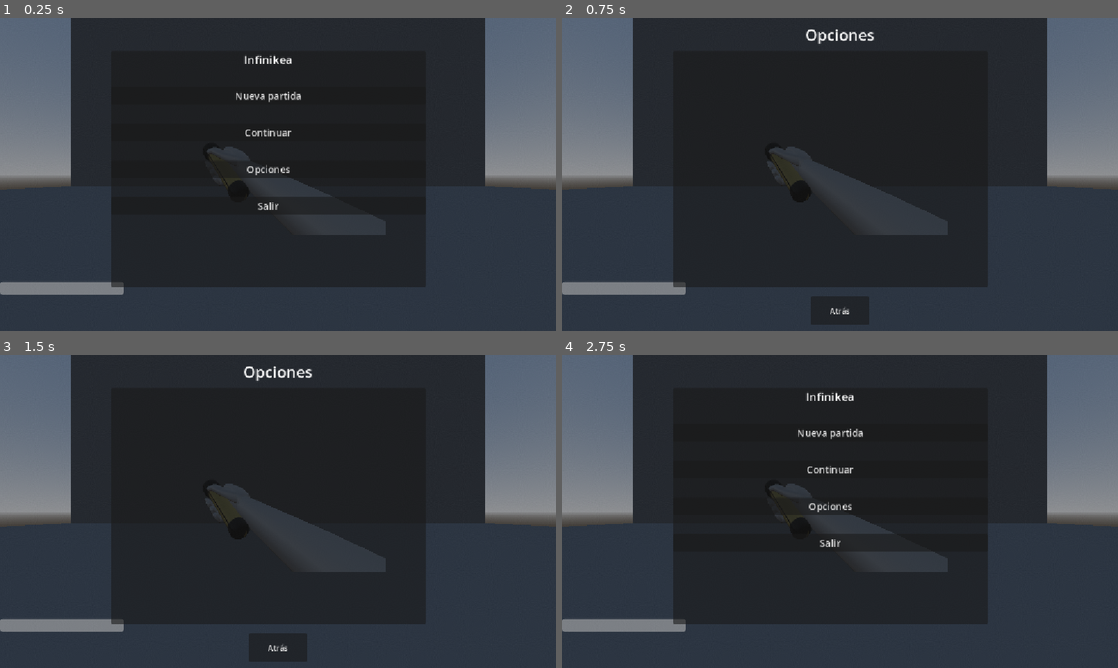
Above: before the commit, frames 1-4 (two rows, left to right).
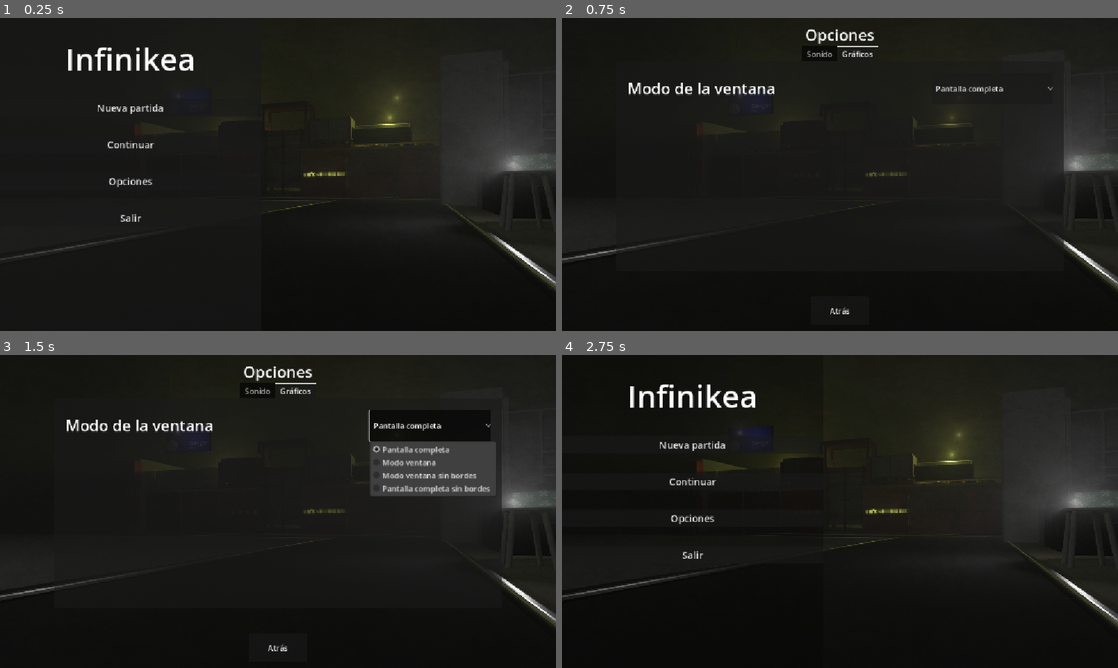
Above: after the commit, the same moments.

Repository: TasteLessTree/Infinikea
Game: Godot game, scene res://scenes/main.tscn
Two runs of this game, one before a commit and one after it. Both use one fixed random seed, a clock stepped at 60 frames per second and the inputs below.
Inputs (mouse positions are in pixels of both pictures, inside the frame that each line leads up to):
- Up to frame 1 (0.25 s): no input
- Up to frame 2 (0.75 s): click "Opciones" at 0.5 s
- Up to frame 3 (1.5 s): click (433, 426) at 1.25 s, where only the run after the commit has a clickable "Pantalla completa"
- Up to frame 4 (2.75 s): click "Atrás" at 2 s

The runs differ from the first frame. In frame 1, 58% of the frame differs, in the area x 0-100%, y 0-100%; in frame 2, 57%; in frame 3, 61%; in frame 4, 66%.

Commit message:
Menú de sonidos finalizado

Diff:
--- /dev/null
+++ b/default_bus_layout.tres
@@ -0,0 +1,21 @@
+[gd_resource type="AudioBusLayout" format=3 uid="uid://cliur5nkn5qai"]
+
+[resource]
+bus/1/name = &"Music"
+bus/1/solo = false
+bus/1/mute = false
+bus/1/bypass_fx = false
+bus/1/volume_db = 0.0
+bus/1/send = &"Master"
+bus/2/name = &"Ambient"
+bus/2/solo = false
+bus/2/mute = false
+bus/2/bypass_fx = false
+bus/2/volume_db = 0.0
+bus/2/send = &"Master"
+bus/3/name = &"Sfx"
+bus/3/solo = false
+bus/3/mute = false
+bus/3/bypass_fx = false
+bus/3/volume_db = 0.0
+bus/3/send = &"Master"
--- a/scenes/options_menu.tscn
+++ b/scenes/Options_menu/options_menu.tscn
@@ -1,7 +1,8 @@
-[gd_scene load_steps=4 format=3 uid="uid://dkxoun78frvvd"]
+[gd_scene load_steps=5 format=3 uid="uid://dkxoun78frvvd"]
 
 [ext_resource type="Shader" uid="uid://d0k4e32p1jicv" path="res://material/shaders/opciones.gdshader" id="1_ijpji"]
-[ext_resource type="Script" uid="uid://dok7rursl0pg3" path="res://scripts/options_menu.gd" id="2_hm4m4"]
+[ext_resource type="Script" uid="uid://dok7rursl0pg3" path="res://scripts/Options_menu/options_menu.gd" id="2_hm4m4"]
+[ext_resource type="PackedScene" uid="uid://b4xrbkr4cxaru" path="res://scenes/Options_menu/options_menu_tabs.tscn" id="3_hm4m4"]
 
 [sub_resource type="ShaderMaterial" id="ShaderMaterial_lfjc7"]
 shader = ExtResource("1_ijpji")
@@ -40,10 +41,14 @@
 horizontal_alignment = 1
 vertical_alignment = 1
 
+[node name="Settings_Tab_Container" parent="MarginContainer/VBoxContainer" instance=ExtResource("3_hm4m4")]
+layout_mode = 2
+size_flags_vertical = 3
+
 [node name="Atras" type="Button" parent="MarginContainer/VBoxContainer"]
 clip_contents = true
 custom_minimum_size = Vector2(120, 60)
 layout_mode = 2
 size_flags_horizontal = 4
-size_flags_vertical = 10
+size_flags_vertical = 8
 text = "Atrás"
--- /dev/null
+++ b/scenes/Options_menu/options_menu_tabs.tscn
@@ -0,0 +1,90 @@
+[gd_scene load_steps=3 format=3 uid="uid://b4xrbkr4cxaru"]
+
+[ext_resource type="PackedScene" uid="uid://3kox5e8dy0oe" path="res://scenes/Options_menu/sound.tscn" id="1_8xflh"]
+[ext_resource type="PackedScene" uid="uid://dprl4yapmo05r" path="res://scenes/Options_menu/tipo_ventana.tscn" id="2_eavan"]
+
+[node name="Settings_Tab_Container" type="Control"]
+layout_mode = 3
+anchors_preset = 15
+anchor_right = 1.0
+anchor_bottom = 1.0
+grow_horizontal = 2
+grow_vertical = 2
+
+[node name="TabContainer" type="TabContainer" parent="."]
+layout_mode = 1
+anchors_preset = -1
+anchor_right = 1.0
+anchor_bottom = 1.0
+offset_left = 100.0
+offset_top = 50.0
+offset_right = -100.0
+offset_bottom = -100.0
+grow_horizontal = 2
+grow_vertical = 2
+tab_alignment = 1
+current_tab = 1
+
+[node name="Sonido" type="TabBar" parent="TabContainer"]
+visible = false
+layout_mode = 2
+metadata/_tab_index = 0
+
+[node name="MarginContainer" type="MarginContainer" parent="TabContainer/Sonido"]
+layout_mode = 1
+anchors_preset = 15
+anchor_right = 1.0
+anchor_bottom = 1.0
+grow_horizontal = 2
+grow_vertical = 2
+theme_override_constants/margin_left = 24
+theme_override_constants/margin_top = 24
+theme_override_constants/margin_right = 24
+theme_override_constants/margin_bottom = 24
+
+[node name="ScrollContainer" type="ScrollContainer" parent="TabContainer/Sonido/MarginContainer"]
+layout_mode = 2
+
+[node name="VBoxContainer" type="VBoxContainer" parent="TabContainer/Sonido/MarginContainer/ScrollContainer"]
+layout_mode = 2
+theme_override_constants/separation = 64
+
+[node name="Audio_Slider" parent="TabContainer/Sonido/MarginContainer/ScrollContainer/VBoxContainer" instance=ExtResource("1_8xflh")]
+layout_mode = 2
+bus_name = "Master"
+
+[node name="Audio_Slider4" parent="TabContainer/Sonido/MarginContainer/ScrollContainer/VBoxContainer" instance=ExtResource("1_8xflh")]
+layout_mode = 2
+bus_name = "Sfx"
+
+[node name="Audio_Slider3" parent="TabContainer/Sonido/MarginContainer/ScrollContainer/VBoxContainer" instance=ExtResource("1_8xflh")]
+layout_mode = 2
+
+[node name="Audio_Slider2" parent="TabContainer/Sonido/MarginContainer/ScrollContainer/VBoxContainer" instance=ExtResource("1_8xflh")]
+layout_mode = 2
+bus_name = "Music"
+
+[node name="Gráficos" type="TabBar" parent="TabContainer"]
+layout_mode = 2
+metadata/_tab_index = 1
+
+[node name="MarginContainer" type="MarginContainer" parent="TabContainer/Gráficos"]
+layout_mode = 1
+anchors_preset = 15
+anchor_right = 1.0
+anchor_bottom = 1.0
+grow_horizontal = 2
+grow_vertical = 2
+theme_override_constants/margin_left = 24
+theme_override_constants/margin_top = 24
+theme_override_constants/margin_right = 24
+theme_override_constants/margin_bottom = 24
+
+[node name="ScrollContainer" type="ScrollContainer" parent="TabContainer/Gráficos/MarginContainer"]
+layout_mode = 2
+
+[node name="VBoxContainer" type="VBoxContainer" parent="TabContainer/Gráficos/MarginContainer/ScrollContainer"]
+layout_mode = 2
+
+[node name="Tipo_Ventana" parent="TabContainer/Gráficos/MarginContainer/ScrollContainer/VBoxContainer" instance=ExtResource("2_eavan")]
+layout_mode = 2
--- /dev/null
+++ b/scenes/Options_menu/resolucion.tscn
@@ -0,0 +1,10 @@
+[gd_scene load_steps=3 format=3 uid="uid://dn8yhvey3ug5t"]
+
+[ext_resource type="PackedScene" uid="uid://cnia7mjbiregc" path="res://scenes/Options_menu/ventana.tscn" id="1_u368f"]
+[ext_resource type="Script" uid="uid://bt2ob4yfrgxy8" path="res://scripts/Options_menu/resolucion.gd" id="2_523xg"]
+
+[node name="Resolucion" instance=ExtResource("1_u368f")]
+script = ExtResource("2_523xg")
+
+[node name="Label" parent="HBoxContainer" index="0"]
+text = "Resolución"
--- /dev/null
+++ b/scenes/Options_menu/sound.tscn
@@ -0,0 +1,44 @@
+[gd_scene load_steps=2 format=3 uid="uid://3kox5e8dy0oe"]
+
+[ext_resource type="Script" uid="uid://7hvfp4g1jxhw" path="res://scripts/Options_menu/sound.gd" id="1_d8lq7"]
+
+[node name="Audio_Slider" type="Control"]
+layout_mode = 3
+anchors_preset = 15
+anchor_right = 1.0
+anchor_bottom = 1.0
+grow_horizontal = 2
+grow_vertical = 2
+script = ExtResource("1_d8lq7")
+bus_name = "Ambient"
+
+[node name="HBoxContainer" type="HBoxContainer" parent="."]
+layout_mode = 0
+offset_right = 40.0
+offset_bottom = 40.0
+theme_override_constants/separation = 42
+
+[node name="Audio_Name" type="Label" parent="HBoxContainer"]
+custom_minimum_size = Vector2(300, 0)
+layout_mode = 2
+theme_override_font_sizes/font_size = 32
+text = "Volumen maestro"
+
+[node name="VSeparator" type="VSeparator" parent="HBoxContainer"]
+layout_mode = 2
+
+[node name="HSlider" type="HSlider" parent="HBoxContainer"]
+custom_minimum_size = Vector2(200, 32)
+layout_mode = 2
+size_flags_vertical = 1
+max_value = 1.0
+step = 0.001
+
+[node name="VSeparator2" type="VSeparator" parent="HBoxContainer"]
+layout_mode = 2
+
+[node name="Audio_Value" type="Label" parent="HBoxContainer"]
+custom_minimum_size = Vector2(300, 0)
+layout_mode = 2
+theme_override_font_sizes/font_size = 32
+text = "100"
--- /dev/null
+++ b/scenes/Options_menu/tipo_ventana.tscn
@@ -0,0 +1,10 @@
+[gd_scene load_steps=3 format=3 uid="uid://dprl4yapmo05r"]
+
+[ext_resource type="PackedScene" uid="uid://cnia7mjbiregc" path="res://scenes/Options_menu/ventana.tscn" id="1_io0k6"]
+[ext_resource type="Script" uid="uid://cve0eijip5dwk" path="res://scripts/Options_menu/tipo_ventana.gd" id="2_gf5kv"]
+
+[node name="Tipo_Ventana" instance=ExtResource("1_io0k6")]
+script = ExtResource("2_gf5kv")
+
+[node name="Label" parent="HBoxContainer" index="0"]
+text = "Modo de la ventana"
--- /dev/null
+++ b/scenes/Options_menu/ventana.tscn
@@ -0,0 +1,28 @@
+[gd_scene format=3 uid="uid://cnia7mjbiregc"]
+
+[node name="Ventana" type="Control"]
+layout_mode = 3
+anchors_preset = 15
+anchor_right = 1.0
+anchor_bottom = 1.0
+grow_horizontal = 2
+grow_vertical = 2
+
+[node name="HBoxContainer" type="HBoxContainer" parent="."]
+layout_mode = 0
+offset_right = 40.0
+offset_bottom = 40.0
+theme_override_constants/separation = 160
+
+[node name="Label" type="Label" parent="HBoxContainer"]
+custom_minimum_size = Vector2(264, 0)
+layout_mode = 2
+theme_override_font_sizes/font_size = 32
+text = "TEXTO_BASE"
+
+[node name="VSeparator" type="VSeparator" parent="HBoxContainer"]
+layout_mode = 2
+
+[node name="OptionButton" type="OptionButton" parent="HBoxContainer"]
+custom_minimum_size = Vector2(256, 64)
+layout_mode = 2
--- a/scenes/main.tscn
+++ b/scenes/main.tscn
@@ -1,7 +1,7 @@
 [gd_scene load_steps=12 format=3 uid="uid://bqvkyf6bec5nt"]
 
 [ext_resource type="PackedScene" uid="uid://kd1d1tbuc220" path="res://scenes/grainy_filter.tscn" id="1_jyhfs"]
-[ext_resource type="AudioStream" uid="uid://b6olv6xj3cmri" path="res://assets/sounds/fluorescent_lightbulb_hum_buzz.mp3" id="1_tbgi4"]
+[ext_resource type="AudioStream" uid="uid://b6olv6xj3cmri" path="res://assets/sounds/ambient/fluorescent_lightbulb_hum_buzz.mp3" id="1_tbgi4"]
 [ext_resource type="Script" uid="uid://csjtnhdjkglwj" path="res://scripts/world_environment.gd" id="1_tefeu"]
 [ext_resource type="PackedScene" uid="uid://cp04ka20n28jj" path="res://scenes/pausa.tscn" id="2_0wfyh"]
 [ext_resource type="PackedScene" uid="uid://cdypj5r6ag3y3" path="res://scenes/main_menu.tscn" id="2_sugp2"]
@@ -36,6 +36,7 @@
 [node name="sfx_fluorescent_lightbulb" type="AudioStreamPlayer" parent="WorldEnvironment"]
 stream = ExtResource("1_tbgi4")
 volume_db = -1.0
+bus = &"Ambient"
 parameters/looping = true
 
 [node name="Ground" type="StaticBody3D" parent="."]
--- a/scenes/main_menu.tscn
+++ b/scenes/main_menu.tscn
@@ -1,13 +1,9 @@
-[gd_scene load_steps=6 format=3 uid="uid://cdypj5r6ag3y3"]
+[gd_scene load_steps=5 format=3 uid="uid://cdypj5r6ag3y3"]
 
 [ext_resource type="Script" uid="uid://dxpj58j5gtpm3" path="res://scripts/main_menu.gd" id="1_l6cm7"]
-[ext_resource type="Shader" uid="uid://d0k4e32p1jicv" path="res://material/shaders/opciones.gdshader" id="2_ekxnf"]
-[ext_resource type="AudioStream" uid="uid://kpg13147jsu4" path="res://assets/sounds/Phantom_HorrorGame_Main_Menu_Music.mp3" id="3_bqqt6"]
-[ext_resource type="PackedScene" uid="uid://dkxoun78frvvd" path="res://scenes/options_menu.tscn" id="4_wu84c"]
-
-[sub_resource type="ShaderMaterial" id="ShaderMaterial_bqqt6"]
-shader = ExtResource("2_ekxnf")
-shader_parameter/lod = 0.0
+[ext_resource type="Texture2D" uid="uid://dcac7m8tyj7bf" path="res://assets/placeholder.jpg" id="2_wu84c"]
+[ext_resource type="AudioStream" uid="uid://kpg13147jsu4" path="res://assets/sounds/music/Phantom_HorrorGame_Main_Menu_Music.mp3" id="3_bqqt6"]
+[ext_resource type="PackedScene" uid="uid://dkxoun78frvvd" path="res://scenes/Options_menu/options_menu.tscn" id="4_wu84c"]
 
 [node name="MainMenu" type="Control"]
 process_mode = 3
@@ -19,31 +15,34 @@
 grow_vertical = 2
 script = ExtResource("1_l6cm7")
 
-[node name="ColorRect" type="ColorRect" parent="."]
-material = SubResource("ShaderMaterial_bqqt6")
+[node name="TextureRect" type="TextureRect" parent="."]
 layout_mode = 1
 anchors_preset = 15
 anchor_right = 1.0
 anchor_bottom = 1.0
 grow_horizontal = 2
 grow_vertical = 2
-color = Color(1, 1, 1, 0)
+texture = ExtResource("2_wu84c")
+expand_mode = 2
 
 [node name="PanelContainer" type="PanelContainer" parent="."]
-layout_mode = 0
-offset_left = 230.0
-offset_top = 69.0
-offset_right = 882.0
-offset_bottom = 557.0
+layout_mode = 1
+anchors_preset = 9
+anchor_bottom = 1.0
+offset_right = 541.0
+grow_vertical = 2
 
 [node name="VBoxContainer" type="VBoxContainer" parent="PanelContainer"]
 layout_mode = 2
 theme_override_constants/separation = 40
 
+[node name="Seprador" type="Control" parent="PanelContainer/VBoxContainer"]
+layout_mode = 2
+
 [node name="Titulo" type="Label" parent="PanelContainer/VBoxContainer"]
 layout_mode = 2
 size_flags_horizontal = 4
-theme_override_font_sizes/font_size = 24
+theme_override_font_sizes/font_size = 64
 text = "Infinikea"
 
 [node name="Nueva partida" type="Button" parent="PanelContainer/VBoxContainer"]
@@ -69,6 +68,7 @@
 
 [node name="sfx_main_menu" type="AudioStreamPlayer" parent="."]
 stream = ExtResource("3_bqqt6")
+bus = &"Music"
 
 [node name="OptionsMenu" parent="." instance=ExtResource("4_wu84c")]
 visible = false
--- a/scenes/pausa.tscn
+++ b/scenes/pausa.tscn
@@ -1,7 +1,8 @@
-[gd_scene load_steps=7 format=3 uid="uid://cp04ka20n28jj"]
+[gd_scene load_steps=8 format=3 uid="uid://cp04ka20n28jj"]
 
 [ext_resource type="Shader" uid="uid://d0k4e32p1jicv" path="res://material/shaders/opciones.gdshader" id="1_m653e"]
 [ext_resource type="Script" uid="uid://cmbhssa26ne7g" path="res://scripts/pause_menu.gd" id="1_vrcbp"]
+[ext_resource type="PackedScene" uid="uid://dkxoun78frvvd" path="res://scenes/Options_menu/options_menu.tscn" id="3_1vvwb"]
 
 [sub_resource type="ShaderMaterial" id="ShaderMaterial_vrcbp"]
 shader = ExtResource("1_m653e")
@@ -99,8 +100,12 @@
 layout_mode = 2
 theme_override_constants/separation = 40
 
+[node name="Separador" type="Control" parent="PanelContainer/VBoxContainer"]
+layout_mode = 2
+
 [node name="Label" type="Label" parent="PanelContainer/VBoxContainer"]
 layout_mode = 2
+theme_override_font_sizes/font_size = 32
 text = "Pausa"
 horizontal_alignment = 1
 vertical_alignment = 1
@@ -125,6 +130,10 @@
 &"": SubResource("AnimationLibrary_e4n35")
 }
 
+[node name="OptionsMenu" parent="." instance=ExtResource("3_1vvwb")]
+visible = false
+layout_mode = 1
+
 [connection signal="pressed" from="PanelContainer/VBoxContainer/Continuar" to="." method="_on_continuar_pressed"]
 [connection signal="pressed" from="PanelContainer/VBoxContainer/Opciones" to="." method="_on_opciones_pressed"]
 [connection signal="pressed" from="PanelContainer/VBoxContainer/Salir" to="." method="_on_salir_pressed"]
--- a/scenes/player.tscn
+++ b/scenes/player.tscn
@@ -3,8 +3,8 @@
 [ext_resource type="Script" uid="uid://mt41345lvt7k" path="res://scripts/player.gd" id="1_3vyb7"]
 [ext_resource type="PackedScene" uid="uid://dklwjv6sflcsp" path="res://scenes/view_model.tscn" id="3_dqkch"]
 [ext_resource type="Script" uid="uid://dxy26avre7khl" path="res://scripts/flashlight.gd" id="3_fjrip"]
-[ext_resource type="AudioStream" uid="uid://fw2ay6ej1rga" path="res://assets/sounds/jump.mp3" id="4_qlg0r"]
-[ext_resource type="AudioStream" uid="uid://cji3ux2eptujo" path="res://assets/sounds/footsteps.mp3" id="5_tuyoq"]
+[ext_resource type="AudioStream" uid="uid://fw2ay6ej1rga" path="res://assets/sounds/sfx/jump.mp3" id="4_qlg0r"]
+[ext_resource type="AudioStream" uid="uid://cji3ux2eptujo" path="res://assets/sounds/sfx/footsteps.mp3" id="5_tuyoq"]
 [ext_resource type="Texture2D" uid="uid://bwxmfx0guewti" path="res://assets/proyector.jpg" id="5_ur7pv"]
 
 [sub_resource type="CapsuleShape3D" id="CapsuleShape3D_3vyb7"]
@@ -69,10 +69,12 @@
 [node name="sfx_jump" type="AudioStreamPlayer" parent="Head"]
 stream = ExtResource("4_qlg0r")
 volume_db = -8.5
+bus = &"Sfx"
 
 [node name="sfx_footsteps" type="AudioStreamPlayer" parent="Head"]
 stream = ExtResource("5_tuyoq")
 volume_db = -1.0
+bus = &"Sfx"
 
 [node name="Player" type="Node3D" parent="."]
 
--- /dev/null
+++ b/scripts/Options_menu/resolucion.gd
@@ -0,0 +1,18 @@
+extends Control
+
+@onready var option_button: OptionButton = $HBoxContainer/OptionButton
+
+const RESULUTION_DICTIONARY: Dictionary = {
+	"1152 x 648": Vector2i(1152, 648),
+	"1280 x 720": Vector2i(1280, 720),
+	"1920 x 1080": Vector2i(1920, 1080)
+}
+
+func _ready() -> void:
+	option_button.item_selected.connect(on_resolution_selected)
+
+func add_resolution() -> void:
+	pass
+
+func on_resolution_selected(idx: int) -> void:
+	pass
--- /dev/null
+++ b/scripts/Options_menu/sound.gd
@@ -0,0 +1,42 @@
+extends Control
+
+@onready var audio_name: Label = $HBoxContainer/Audio_Name
+@onready var h_slider: HSlider = $HBoxContainer/HSlider
+@onready var audio_value: Label = $HBoxContainer/Audio_Value
+
+@export_enum("Master", "Music", "Ambient", "Sfx") var bus_name: String
+
+var bus_idx: int = 0
+
+func _ready() -> void:
+	h_slider.value_changed.connect(on_value_changed)
+	get_bus_name_by_index()
+	set_name_label_text()
+	set_slider_value()
+
+func set_name_label_text() -> void:
+	match bus_name:
+		"Master":
+			audio_name.text = "Sonido maestro"
+		"Music":
+			audio_name.text = "Música"
+		"Ambient":
+			audio_name.text = "Ambiente"
+		"Sfx":
+			audio_name.text = "Efectos de sonido"
+		_:
+			audio_name.text = "Valor desconocido"
+
+func set_auido_value_label_text() -> void:
+	audio_value.text = str(h_slider.value * 100) + "%"
+
+func get_bus_name_by_index() -> void:
+	bus_idx = AudioServer.get_bus_index(bus_name)
+
+func set_slider_value() -> void:
+	h_slider.value = db_to_linear(AudioServer.get_bus_volume_db(bus_idx))
+	set_auido_value_label_text()
+
+func on_value_changed(value: float) -> void:
+	AudioServer.set_bus_volume_db(bus_idx, linear_to_db(value))
+	set_auido_value_label_text()
--- /dev/null
+++ b/scripts/Options_menu/tipo_ventana.gd
@@ -0,0 +1,33 @@
+extends Control
+
+@onready var option_button: OptionButton = $HBoxContainer/OptionButton
+
+const WINDOW_MODE_ARRAY: Array[String] = [
+	"Pantalla completa",
+	"Modo ventana",
+	"Modo ventana sin bordes",
+	"Pantalla completa sin bordes"
+]
+
+func _ready() -> void:
+	add_window_mode_items()
+	option_button.item_selected.connect(on_window_underscore_selected)
+
+func add_window_mode_items() -> void:
+	for window_mode in WINDOW_MODE_ARRAY:
+		option_button.add_item(window_mode)
+
+func on_window_underscore_selected(idx: int) -> void:
+	match idx:
+		0: # Pantalla completa
+			DisplayServer.window_set_mode(DisplayServer.WINDOW_MODE_FULLSCREEN)
+			DisplayServer.window_set_flag(DisplayServer.WINDOW_FLAG_BORDERLESS, false)
+		1: # Modo ventana
+			DisplayServer.window_set_mode(DisplayServer.WINDOW_MODE_WINDOWED)
+			DisplayServer.window_set_flag(DisplayServer.WINDOW_FLAG_BORDERLESS, false)
+		2: # Modo ventana sin bordes
+			DisplayServer.window_set_mode(DisplayServer.WINDOW_MODE_WINDOWED)
+			DisplayServer.window_set_flag(DisplayServer.WINDOW_FLAG_BORDERLESS, true)
+		3: # Pantalla completa sin bordes
+			DisplayServer.window_set_mode(DisplayServer.WINDOW_MODE_FULLSCREEN)
+			DisplayServer.window_set_flag(DisplayServer.WINDOW_FLAG_BORDERLESS, true)
--- a/scripts/main_menu.gd
+++ b/scripts/main_menu.gd
@@ -34,11 +34,13 @@
 
 func _on_opciones_pressed() -> void:
 	$PanelContainer/VBoxContainer.visible = false
+	$PanelContainer.self_modulate = 0
 	options_menu.set_process(true)
 	options_menu.visible = true
 
 func on_exit_options_menu() -> void:
 	$PanelContainer/VBoxContainer.visible = true
+	$PanelContainer.self_modulate = 100
 	options_menu.visible = false
 
 func _on_continuar_pressed() -> void:
--- a/scripts/pause_menu.gd
+++ b/scripts/pause_menu.gd
@@ -1,4 +1,6 @@
 extends Control
+
+@onready var options_menu: OptionsMenu = $OptionsMenu
 
 func resume() -> void:
 	get_tree().paused = false
@@ -22,7 +24,16 @@
 	resume()
 
 func _on_opciones_pressed() -> void:
-	pass
+	$PanelContainer/VBoxContainer.visible = false
+	$PanelContainer.self_modulate = 0
+	options_menu.set_process(true)
+	options_menu.visible = true
+
+# ¿Puede que sea esto?
+func on_exit_options_menu() -> void:
+	$PanelContainer/VBoxContainer.visible = true
+	$PanelContainer.self_modulate = 100
+	options_menu.visible = false
 
 func _on_salir_pressed() -> void:
 	get_tree().quit()
@@ -31,7 +42,11 @@
 	pause_menu()
 
 func _ready() -> void:
+	handle_signals()
 	get_tree().paused = false
 	visible = false
 	Input.mouse_mode = Input.MOUSE_MODE_CAPTURED
 	$AnimationPlayer.play("RESET")
+
+func handle_signals() -> void:
+	options_menu.exit_option_menu.connect(on_exit_options_menu)
Binary file added: assets/placeholder.jpg
Not shown, added: assets/placeholder.jpg.import
Not shown, removed: assets/sounds/Phantom_HorrorGame_Main_Menu_Music.mp3.import
Not shown, added: assets/sounds/ambient/eerie-atmosphere.mp3.import
Not shown, added: assets/sounds/ambient/fluorescent_lightbulb_hum_buzz.mp3.import
Not shown, removed: assets/sounds/eerie-atmosphere.mp3.import
Not shown, removed: assets/sounds/fluorescent_lightbulb_hum_buzz.mp3.import
Not shown, removed: assets/sounds/footsteps.mp3.import
Not shown, removed: assets/sounds/jump.mp3.import
Not shown, added: assets/sounds/music/Phantom_HorrorGame_Main_Menu_Music.mp3.import
Not shown, added: assets/sounds/sfx/footsteps.mp3.import
Not shown, added: assets/sounds/sfx/jump.mp3.import
(and 10 more such lines)
